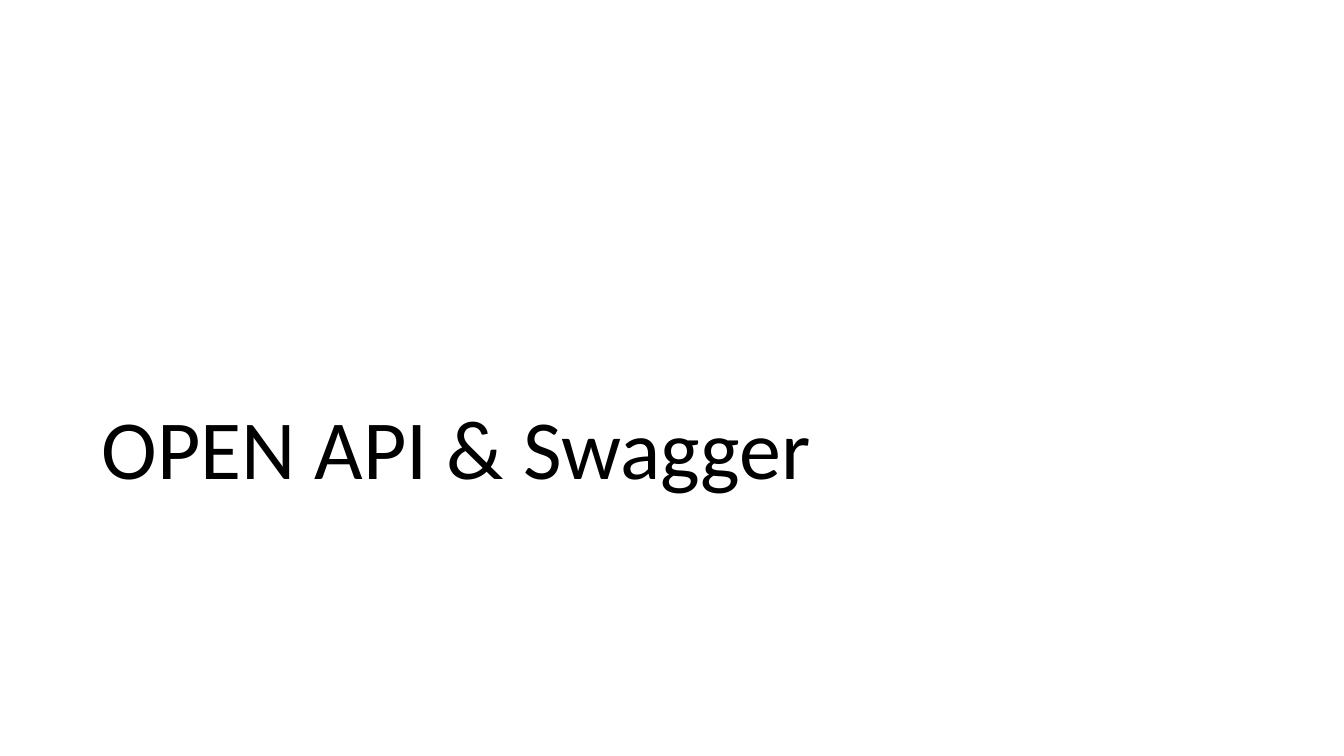
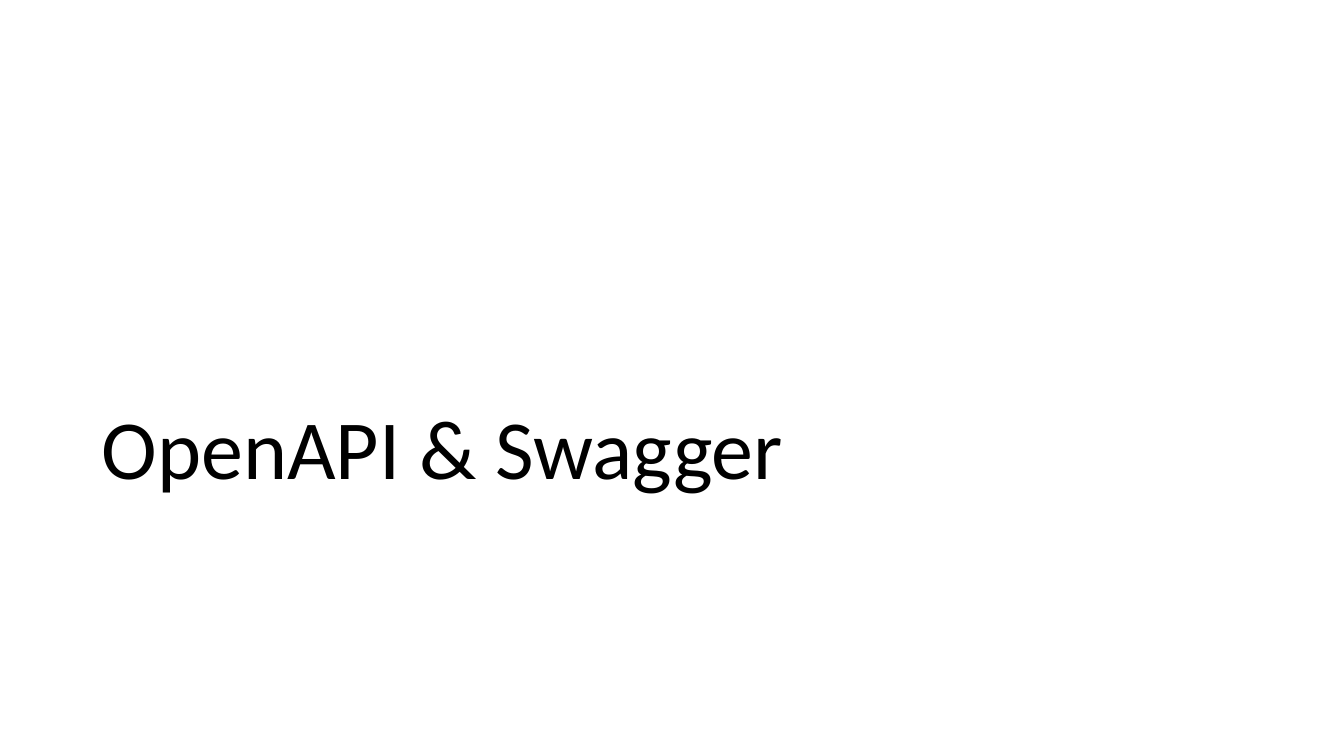
Before and after one commit to diarmuidoconnor/ict-2021, a slide deck: slide 28 of topic08/talk02/APIs.pptx. Drawn at 1344x756 pixels with LibreOffice and Linux fonts; fonts in the diff are those of the drawing. Boxes give left, top, right and bottom in pixels: in the first picture for what was removed or moved away, otherwise in the second. Text is boxed around its words. In the diff, an @@ line names an element or a change of style, - is before the commit and + after.

```diff
--- a/topic08/talk02/APIs.pptx
+++ b/topic08/talk02/APIs.pptx
@@ title at box(102, 424, 783, 494): text changed @@
-OPEN API & Swagger
+OpenAPI & Swagger
```
Also in this commit, not shown: 1 other slide changed, 6 other files.
